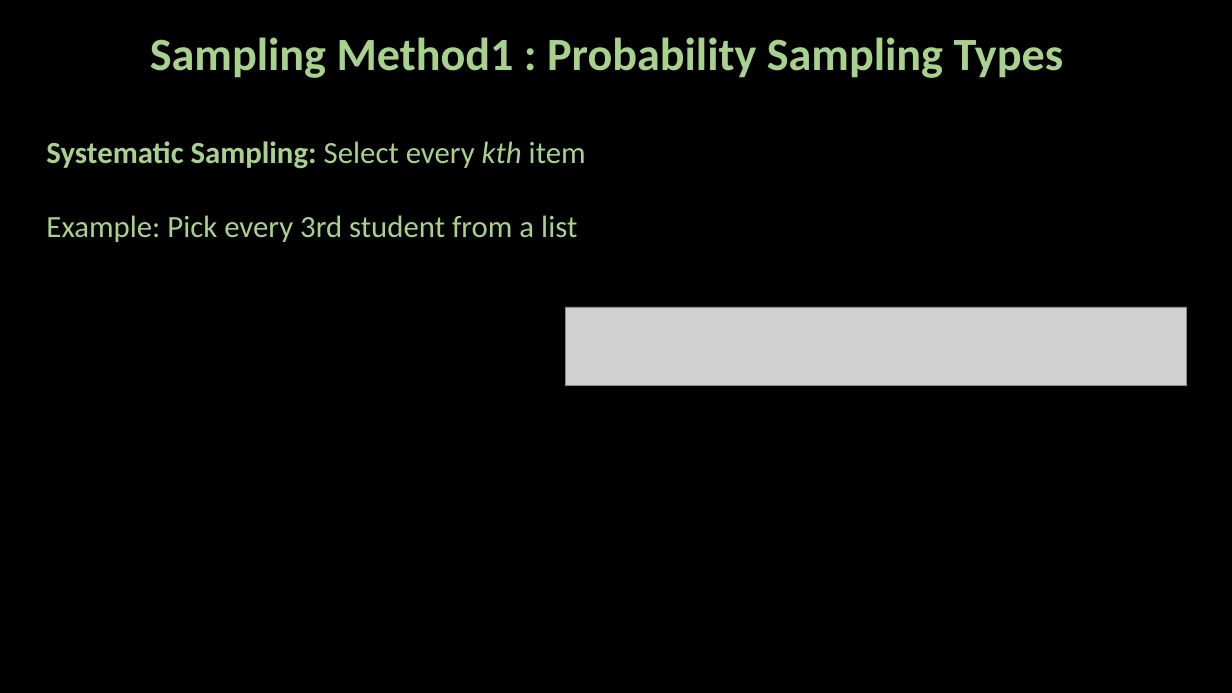
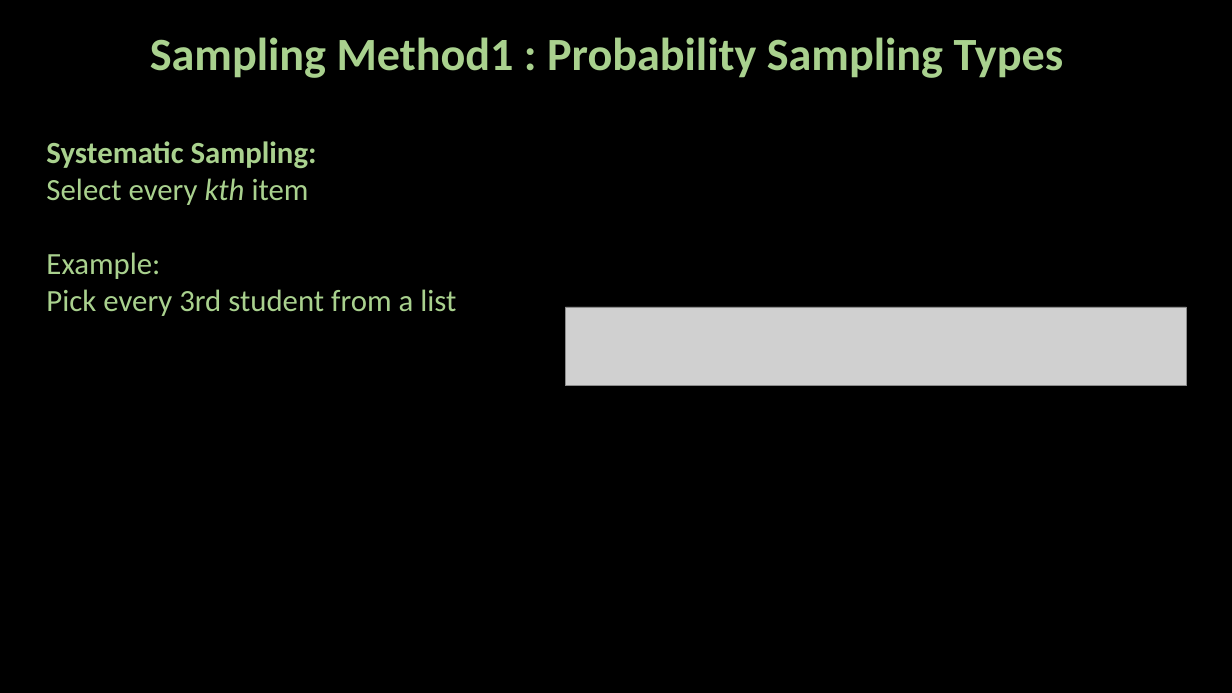
Before and after one commit to ash322ash422/youtube, a slide deck: slide 7 of probability_and_statistics/5_inference/Stats-Sampling_1_Methods.pptx (slide 6 before the commit). Drawn at 1232x693 pixels with LibreOffice and Linux fonts; fonts in the diff are those of the drawing; grey boxes stand for pictures; background and template pictures are left out. Boxes give left, top, right and bottom in pixels: in the first picture for what was removed or moved away, otherwise in the second. Text is boxed around its words. In the diff, an @@ line names an element or a change of style, - is before the commit and + after.

```diff
--- a/probability_and_statistics/5_inference/Stats-Sampling_1_Methods.pptx
+++ b/probability_and_statistics/5_inference/Stats-Sampling_1_Methods.pptx
@@ text at (46,141,456,316): text changed @@
-Systematic Sampling: Select every kth item
-Example: Pick every 3rd student from a list
+Systematic Sampling:
+Select every kth item
+Example:
+Pick every 3rd student from a list
```
Also in this commit, not shown: 7 other slides changed, 2 slides added, 51 other files.
